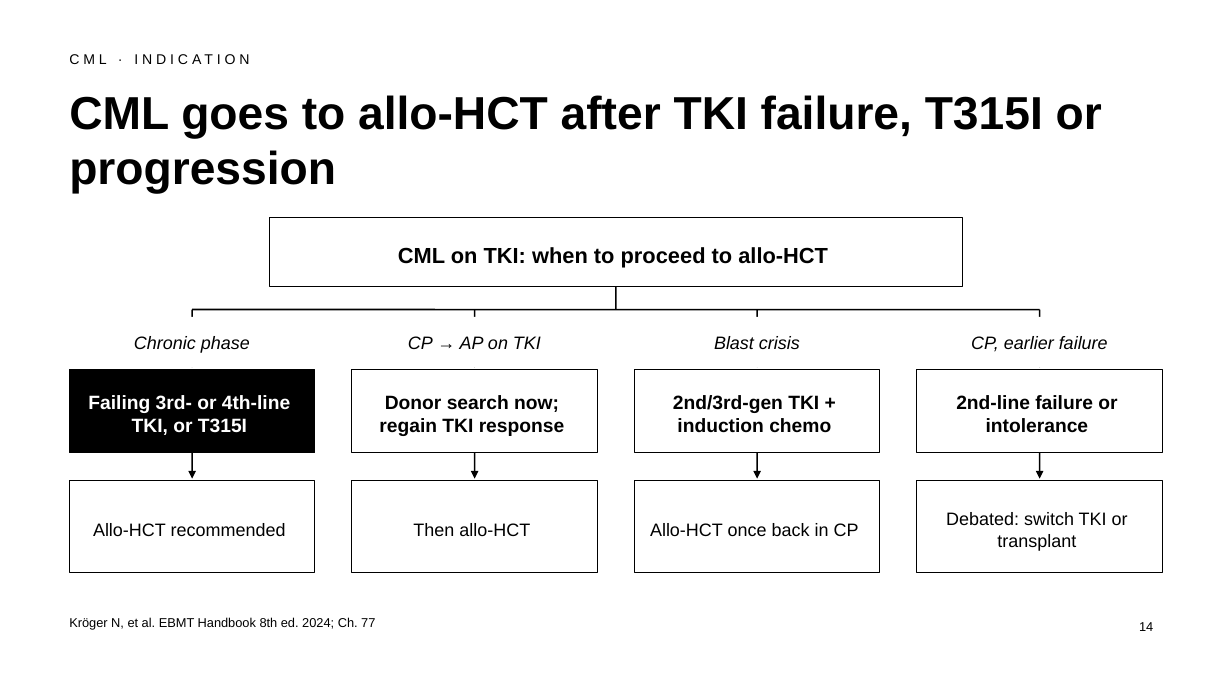
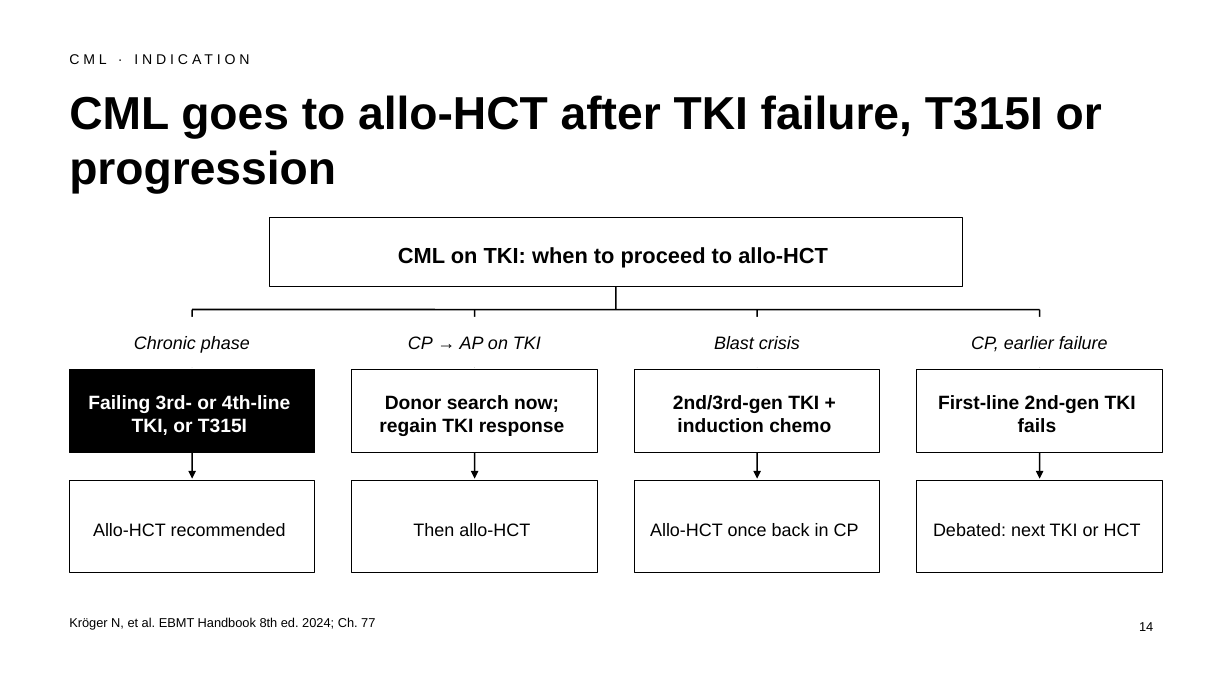
Before and after one commit to htlin222/ebmt-handbook-skill, a slide deck: slide 14 of slides/decks/s24-mpn.pptx. Drawn at 1232x693 pixels with LibreOffice and Linux fonts; fonts in the diff are those of the drawing. Boxes give left, top, right and bottom in pixels: in the first picture for what was removed or moved away, otherwise in the second. Text is boxed around its words. In the diff, an @@ line names an element or a change of style, - is before the commit and + after.

```diff
--- a/slides/decks/s24-mpn.pptx
+++ b/slides/decks/s24-mpn.pptx
@@ text in rectangle at bbox=[938, 395, 1136, 432]: text changed @@
-2nd-line failure or intolerance
+First-line 2nd-gen TKI fails
@@ text in rectangle at bbox=[933, 523, 1141, 536]: text changed @@
-Debated: switch TKI or transplant
+Debated: next TKI or HCT
```
Also in this commit, not shown: 18 other files.
